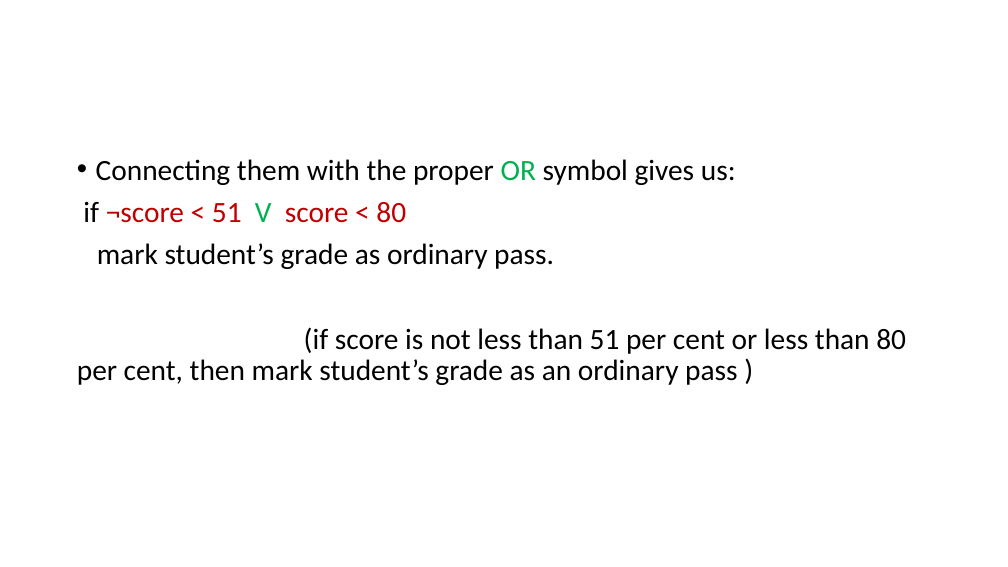
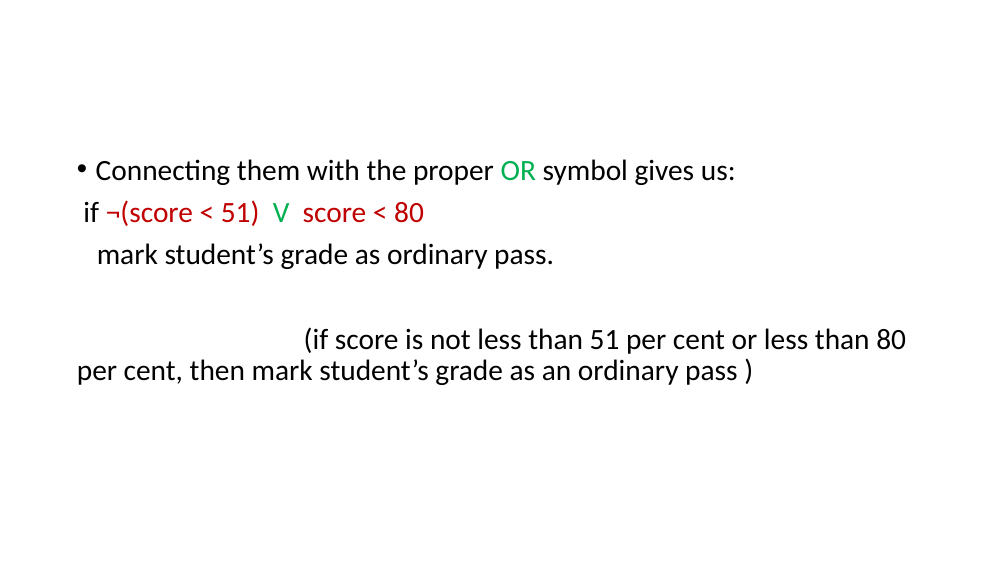
Before and after one commit to tgashwinkumar/college-stuffs, a slide deck: slide 21 of G1/SEM 1 - Python Programming/PDFs/Unit 1 Introduction 2.pptx. Drawn at 1008x567 pixels with LibreOffice and Linux fonts; fonts in the diff are those of the drawing. Boxes give left, top, right and bottom in pixels: in the first picture for what was removed or moved away, otherwise in the second. Text is boxed around its words. In the diff, an @@ line names an element or a change of style, - is before the commit and + after.

```diff
--- a/G1/SEM 1 - Python Programming/PDFs/Unit 1 Introduction 2.pptx
+++ b/G1/SEM 1 - Python Programming/PDFs/Unit 1 Introduction 2.pptx
@@ text at box(83, 200, 424, 226): text changed @@
-if ¬score < 51 V score < 80
+if ¬(score < 51) V score < 80
```
Also in this commit, not shown: 27 other files.
